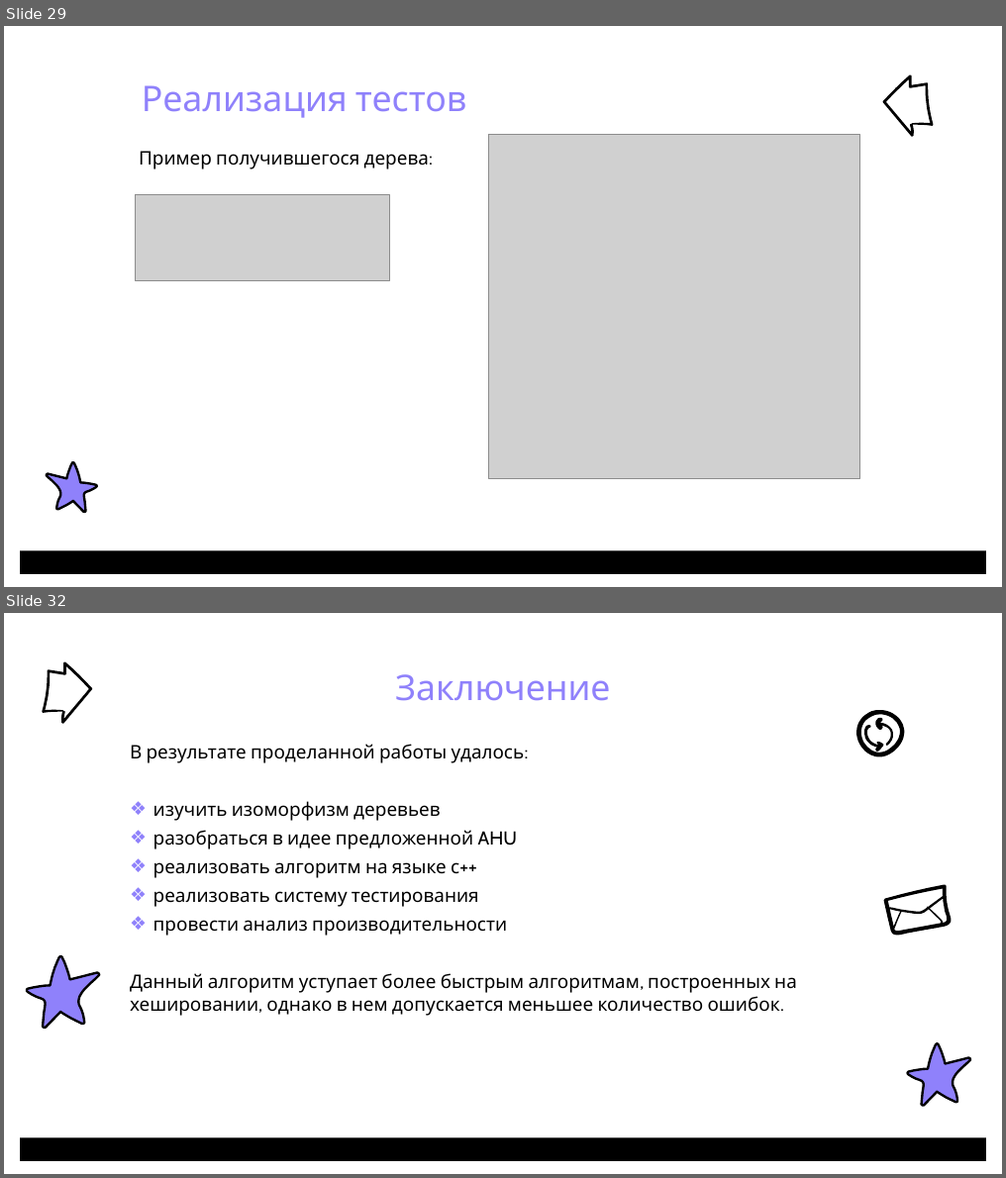
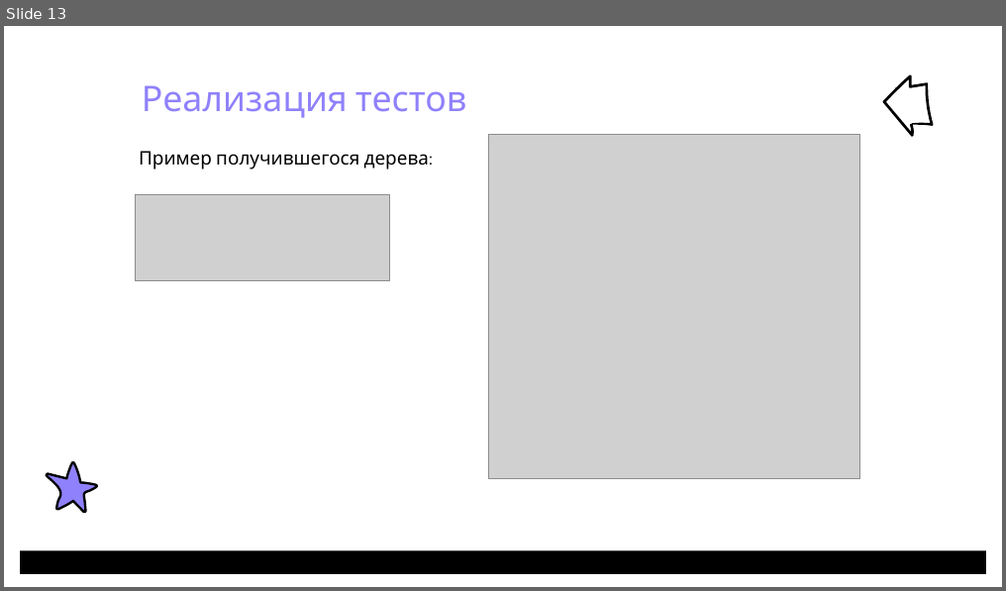
Before and after one commit to PufMe/isomorphic, a slide deck: docs/Изоморфизм деревьев_ПоповаС.О..pptx. Shown one above the other, each under a label of ours: slides 29 and 32 before the commit, slide 13 after it; the slides between them are not shown. The pictures are 1006x1178 and 1006x591 pixels, drawn with LibreOffice and Linux fonts; fonts in the diff are those of the drawing; grey boxes stand for pictures; background and template pictures are left out. Boxes give left, top, right and bottom in pixels: in the first picture for what was removed or moved away, otherwise in the second. Text is boxed around its words. In the diff, an @@ line names an element or a change of style, - is before the commit and + after.

```diff
--- a/docs/Изоморфизм деревьев_ПоповаС.О..pptx
+++ b/docs/Изоморфизм деревьев_ПоповаС.О..pptx
@@ slide 32 removed at (4,613,1002,1174), background #FFFFFF; not listed: 1 template element that a slide beside it also shows @@
@@ freeform shape removed at (43,663,92,724) @@
@@ text removed at (395,674,610,701) @@
-Заключение
@@ group removed at (856,710,905,758): 3 freeform shapes, 1 ellipse @@
@@ text removed at (130,744,797,1016) @@
-В результате проделанной работы удалось:
-❖ изучить изоморфизм деревьев
-❖ разобраться в идее предложенной AHU
-❖ реализовать алгоритм на языке с++
-❖ реализовать систему тестирования
-❖ провести анализ производительности
-Данный алгоритм уступает более быстрым алгоритмам, построенных на хешировании, однако в нем допускается меньшее количество ошибок.
@@ freeform shape removed at (871,861,967,958) @@
@@ rectangle removed at (886,889,947,932) @@
@@ freeform shape removed at (27,957,99,1028) @@
@@ freeform shape removed at (908,1045,970,1106) @@
@@ what was slide 29 is now slide 13 @@
```
Also in this commit, not shown: 6 slides changed, 4 slides added, 21 other slides removed, 1 other file.
